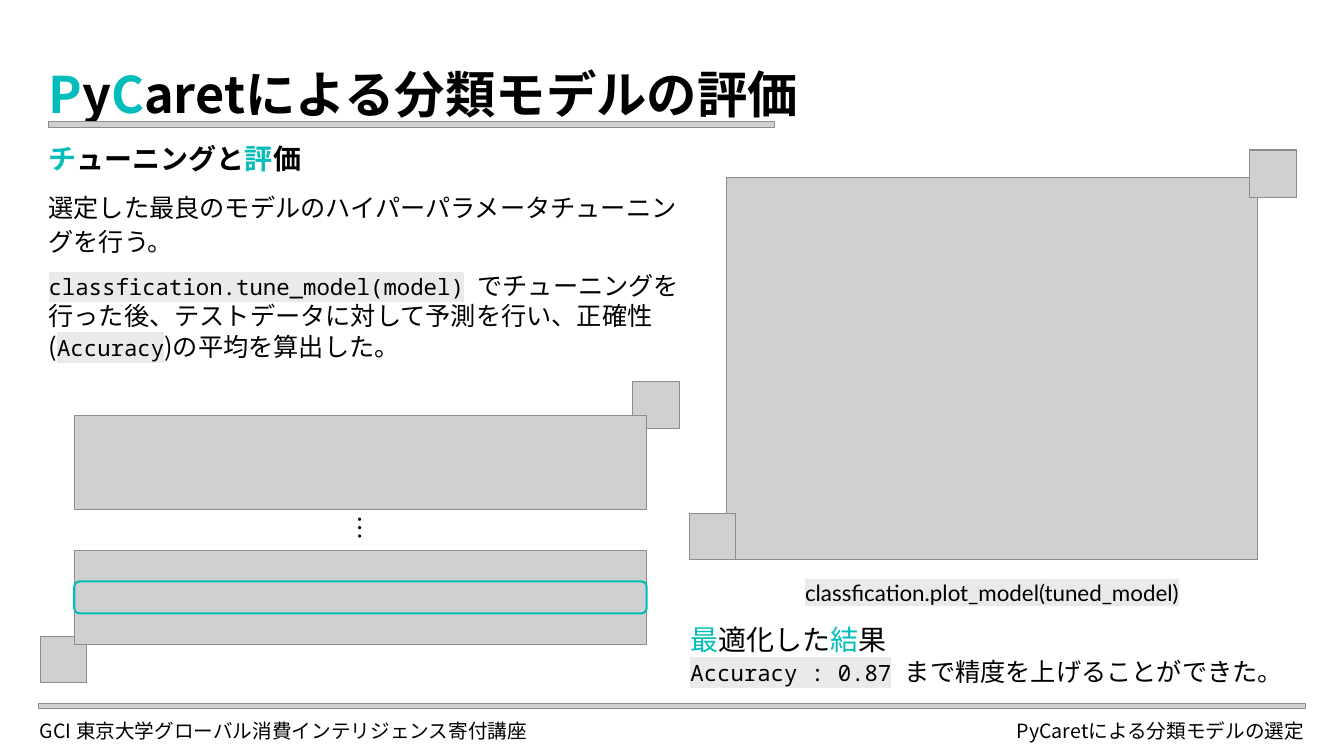
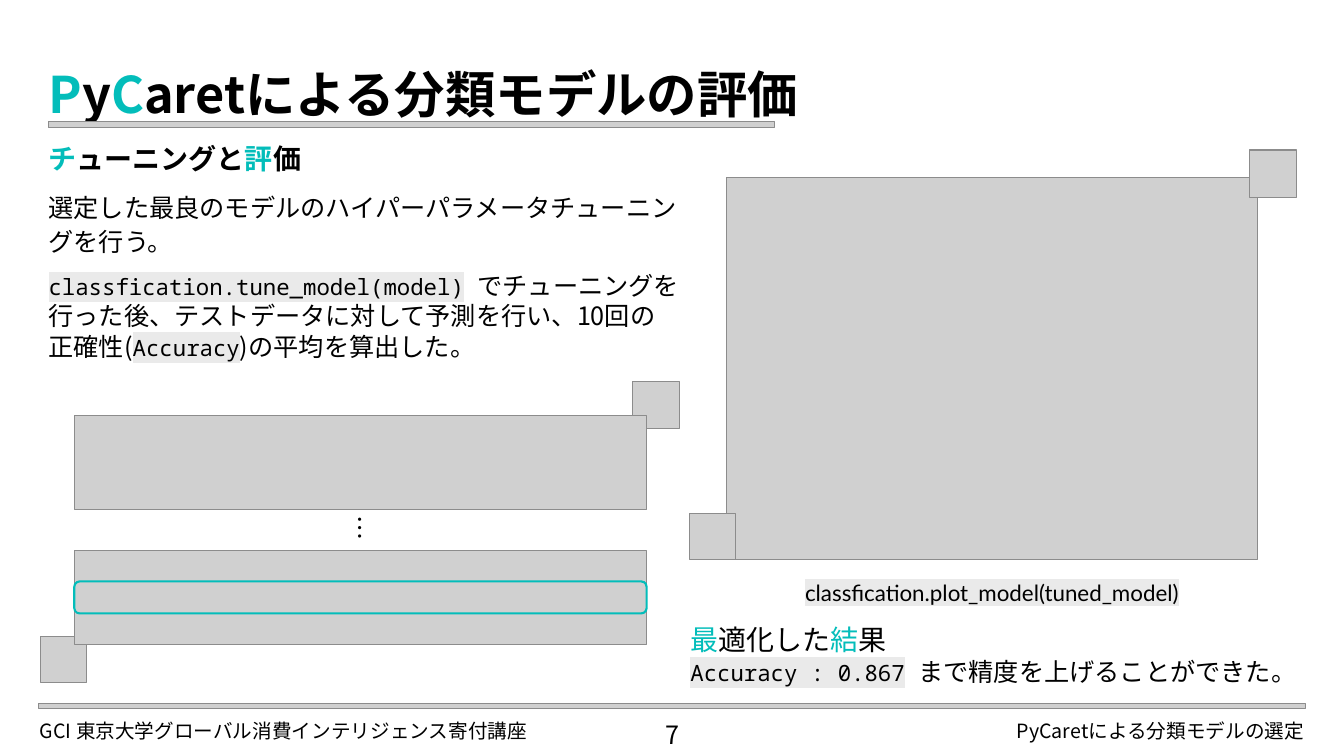
Before and after one commit to elsy0111/GCI2023Winter, a slide deck: slide 7 of LDA_Attrition.pptx. Drawn at 1344x756 pixels with LibreOffice and Linux fonts; fonts in the diff are those of the drawing; grey boxes stand for pictures. Boxes give left, top, right and bottom in pixels: in the first picture for what was removed or moved away, otherwise in the second. Text is boxed around its words. In the diff, an @@ line names an element or a change of style, - is before the commit and + after.

```diff
--- a/LDA_Attrition.pptx
+++ b/LDA_Attrition.pptx
@@ text at [49, 274, 680, 361]: text changed @@
-classfication.tune_model(model) でチューニングを行った後、テストデータに対して予測を行い、正確性(Accuracy)の平均を算出した。
+classfication.tune_model(model) でチューニングを行った後、テストデータに対して予測を行い、10回の正確性(Accuracy)の平均を算出した。
@@ text at [690, 659, 1296, 686]: text changed @@
-Accuracy : 0.87 まで精度を上げることができた。
+Accuracy : 0.867 まで精度を上げることができた。
@@ text added at [665, 725, 679, 744], 18 pt, text #000000 @@
+7
```
Also in this commit, not shown: 11 other slides changed, 2 slides added, 7 other files.
